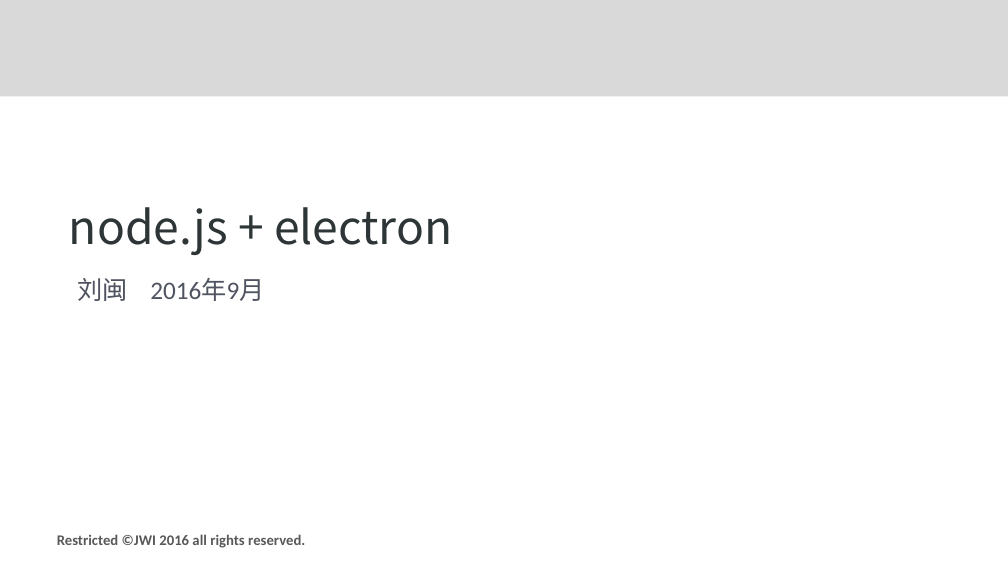
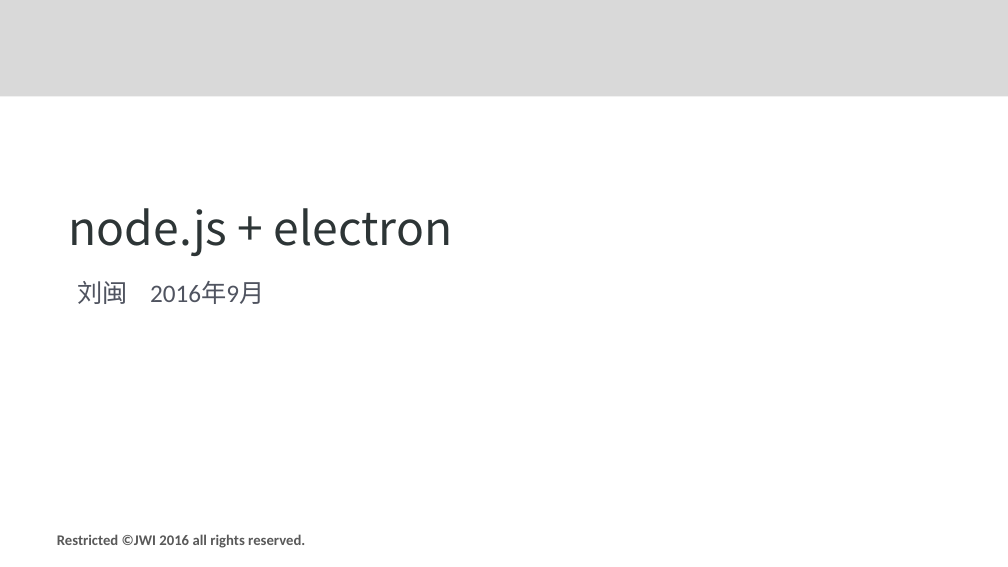
Before and after one commit to afterloe/node.js, a slide deck: slide 1 of 第一天/第一天.pptx. Drawn at 1008x567 pixels with LibreOffice and Linux fonts; fonts in the diff are those of the drawing; background and template pictures are left out. Boxes give left, top, right and bottom in pixels: in the first picture for what was removed or moved away, otherwise in the second. Text is boxed around its words. In the diff, an @@ line names an element or a change of style, - is before the commit and + after.

```diff
--- a/第一天/第一天.pptx
+++ b/第一天/第一天.pptx
@@ text "刘闽 2016年9月" at <box>77,281,264,304</box>: line spacing 0.9 to 1; less space between paragraphs @@
```
Also in this commit, not shown: 15 other slides changed, 10 other files.
